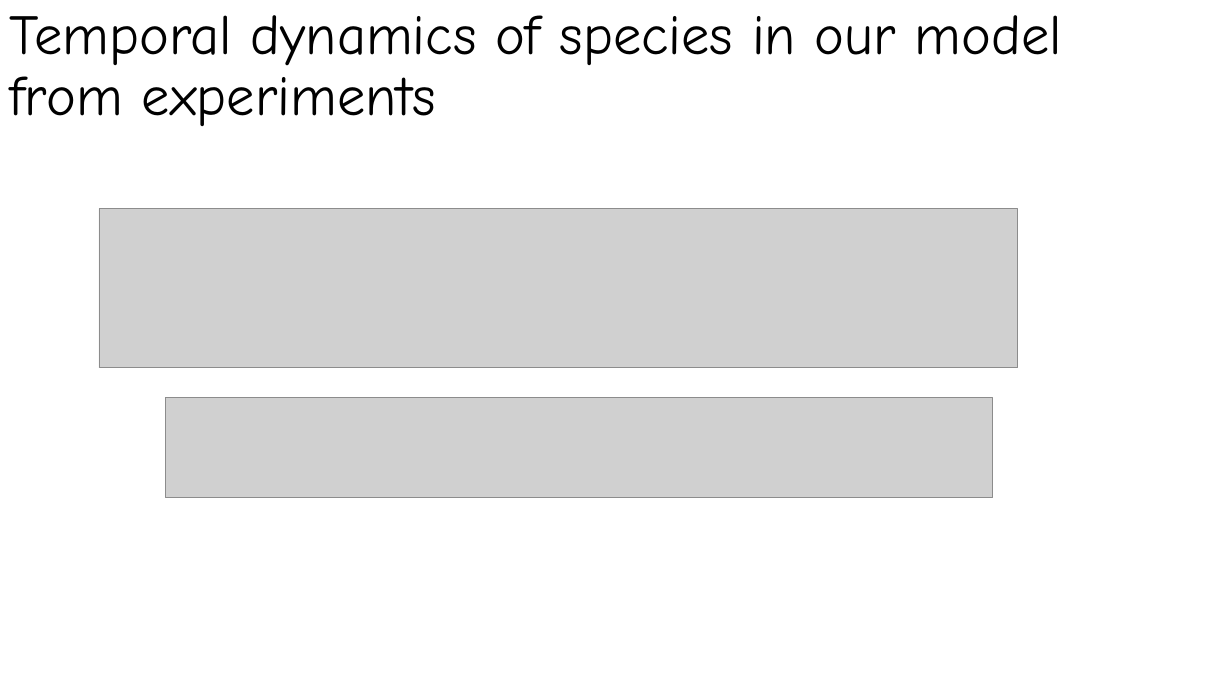
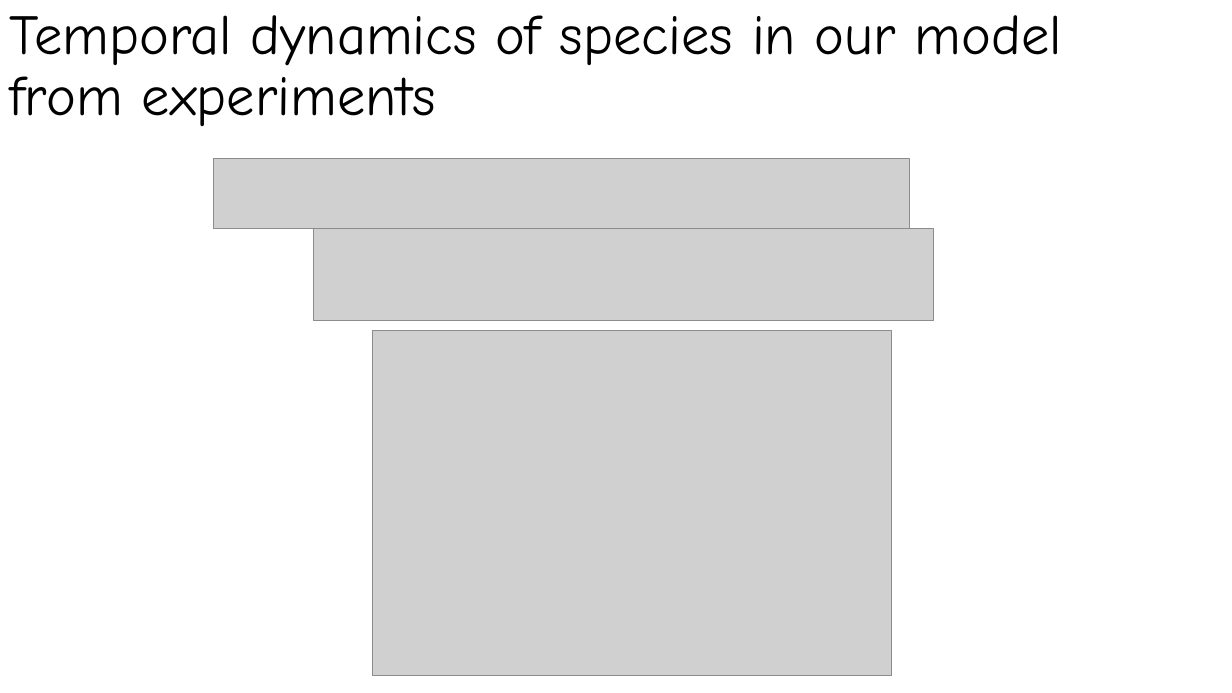
Before and after one commit to fly2Universe/CS6824, a slide deck: slide 16 of CS6824FinalPresentation.pptx (slide 6 before the commit). Drawn at 1232x693 pixels with LibreOffice and Linux fonts; fonts in the diff are those of the drawing; grey boxes stand for pictures. Boxes give left, top, right and bottom in pixels: in the first picture for what was removed or moved away, otherwise in the second. Text is boxed around its words. In the diff, an @@ line names an element or a change of style, - is before the commit and + after.

```diff
--- a/CS6824FinalPresentation.pptx
+++ b/CS6824FinalPresentation.pptx
@@ picture added at box(213, 158, 909, 228) @@
@@ picture removed at box(99, 209, 1019, 368) @@
@@ picture added at box(313, 228, 933, 321) @@
@@ picture added at box(372, 331, 891, 676) @@
@@ picture removed at box(165, 397, 993, 498) @@
```
Also in this commit, not shown: 1 other slide changed, 12 slides added, 7 slides removed.
